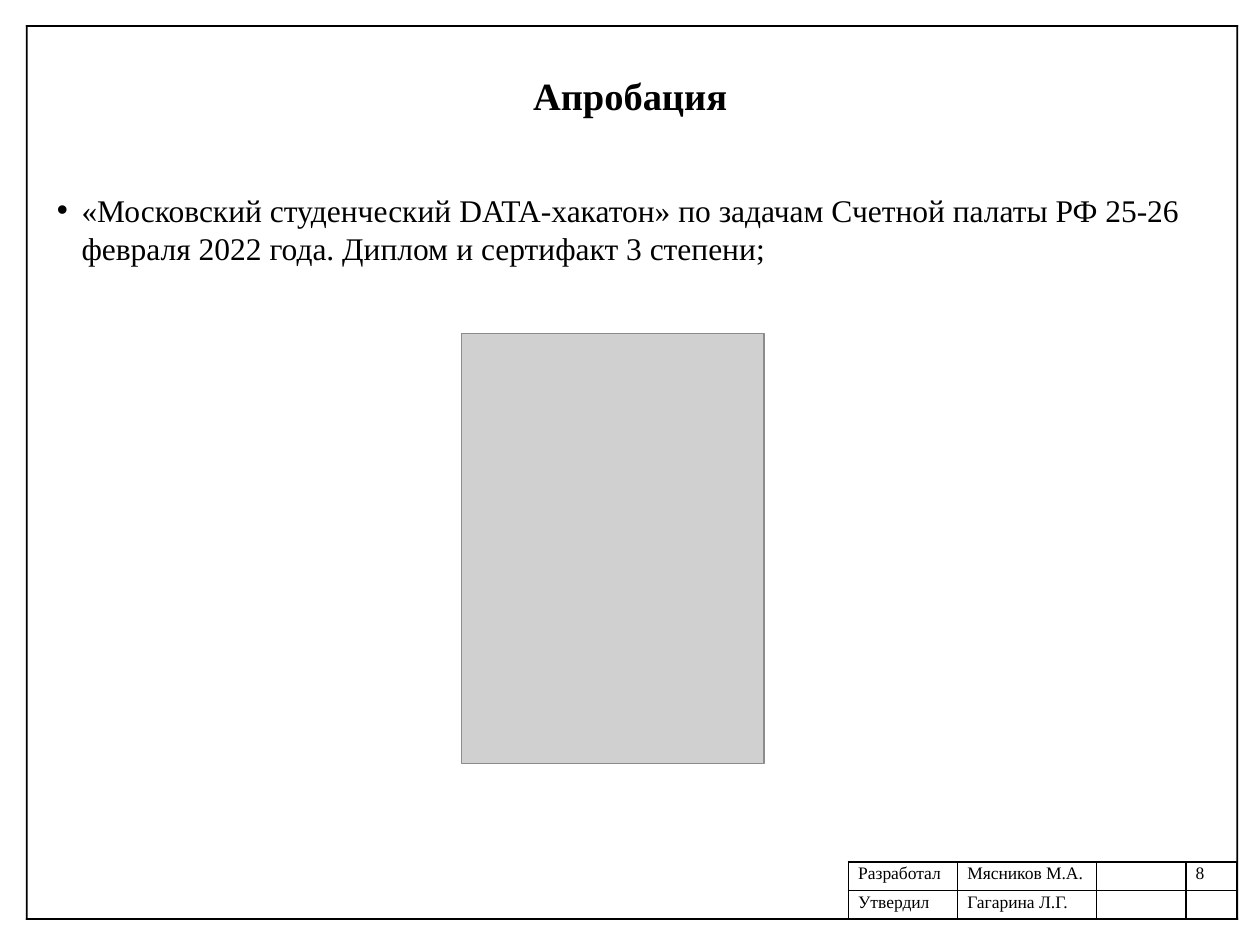
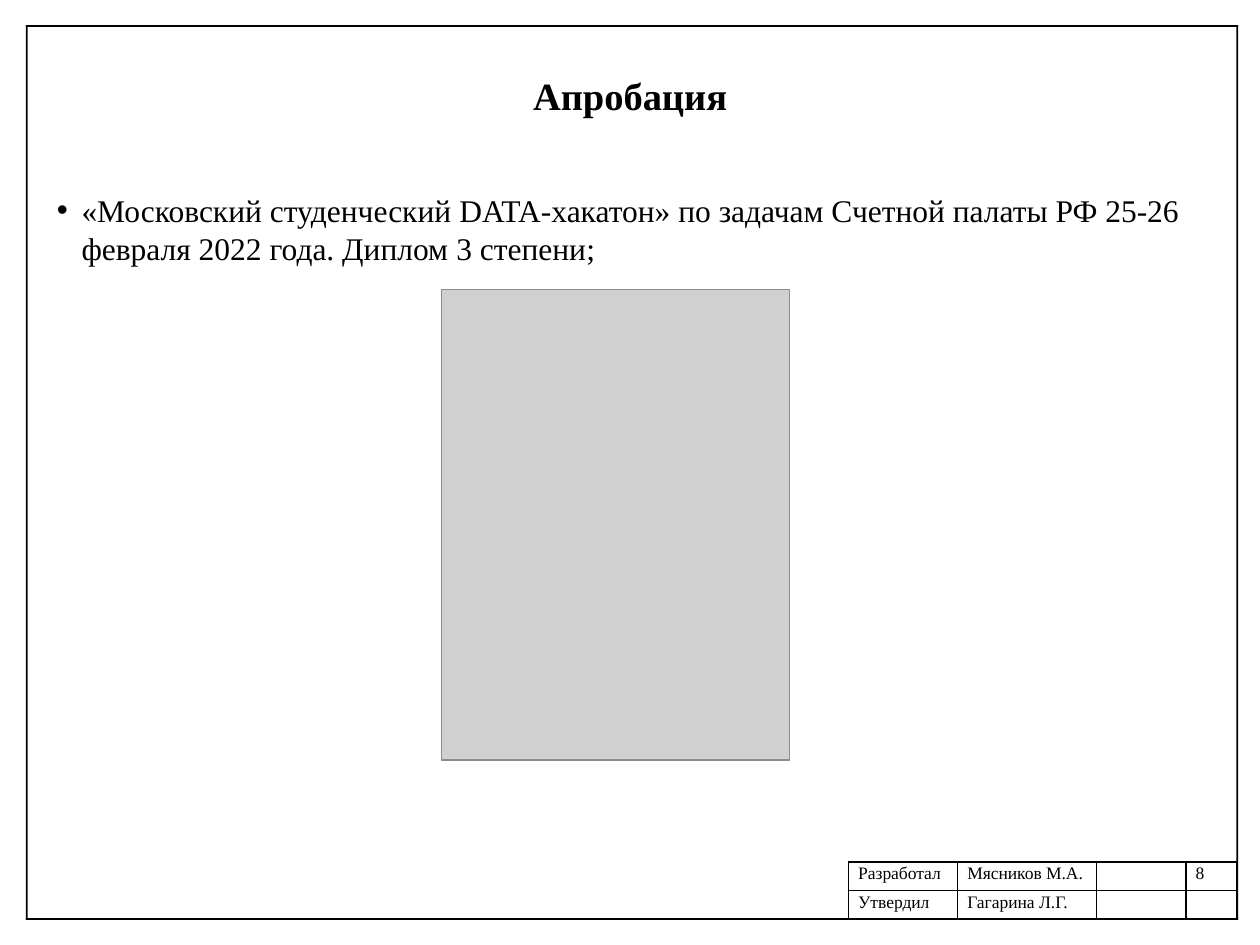
Before and after one commit to mJaJksJ/VCR, a slide deck: slide 8 of Технологическая практика/Презентация отчета.pptx. Drawn at 1260x945 pixels with LibreOffice and Linux fonts; fonts in the diff are those of the drawing; grey boxes stand for pictures. Boxes give left, top, right and bottom in pixels: in the first picture for what was removed or moved away, otherwise in the second. Text is boxed around its words. In the diff, an @@ line names an element or a change of style, - is before the commit and + after.

```diff
--- a/Технологическая практика/Презентация отчета.pptx
+++ b/Технологическая практика/Презентация отчета.pptx
@@ text at box(82, 200, 1178, 266): text changed @@
-• «Московский студенческий DATA-хакатон» по задачам Счетной палаты РФ 25-26 февраля 2022 года. Диплом и сертифакт 3 степени;
+• «Московский студенческий DATA-хакатон» по задачам Счетной палаты РФ 25-26 февраля 2022 года. Диплом 3 степени;
@@ picture: place and size @@
-picture at box(461, 333, 764, 762)
+picture at box(441, 290, 790, 760)
```
Also in this commit, not shown: 2 other slides changed, 1 other file.
